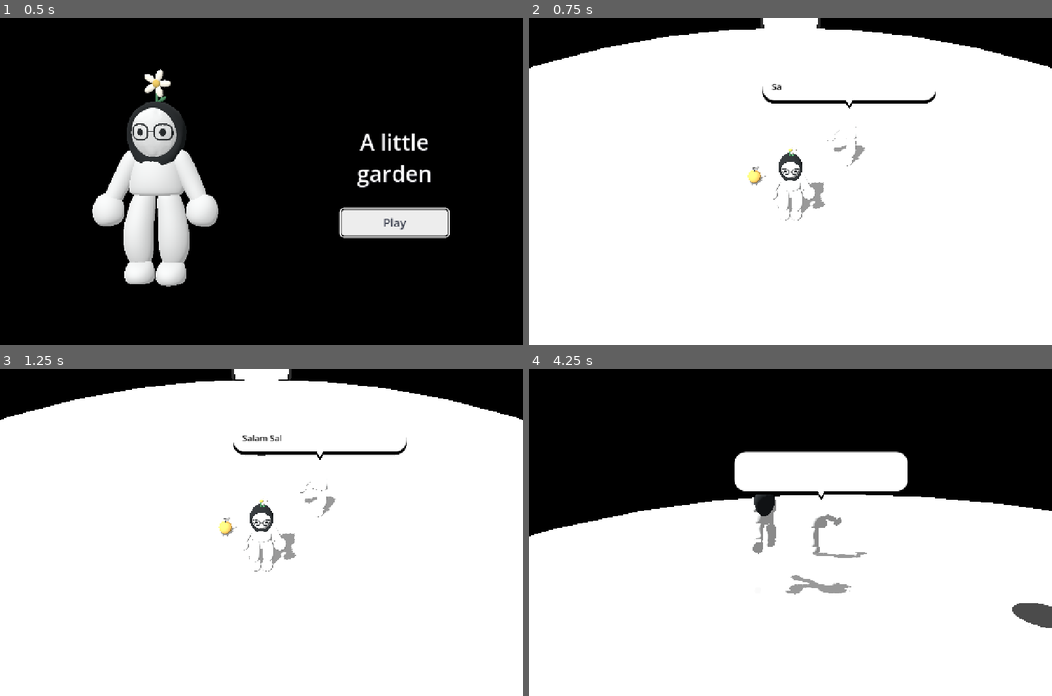
Above: before the commit, frames 1-4 (two rows, left to right).
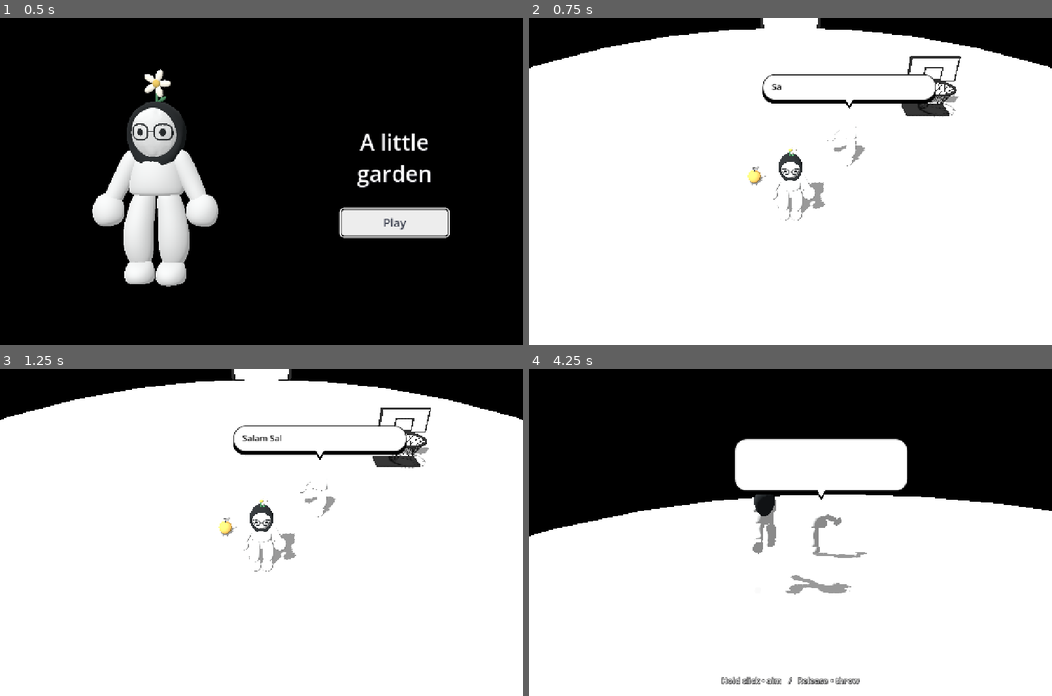
Above: after the commit, the same moments.

Repository: DancingPumpkin65/little-garden
Game: Godot game, scene res://main.tscn
The game is run twice, just before and just after one commit, with the same random seed, the same clock (stepped at 60 frames per second) and the same inputs.
Inputs (mouse positions are in pixels of both pictures, inside the frame that each line leads up to):
- Up to frame 1 (0.5 s): no input
- Up to frame 2 (0.75 s): click "Play" at 0.5 s
- Up to frame 3 (1.25 s): no input
- Up to frame 4 (4.25 s): tap Enter at 1.25 s; move the mouse to (816, 532) at 1.27 s; hold W from 1.28 s (still down); tap E at 1.35, 2.1, 3.05, 3.8 s; click (816, 532) at 1.42 s; tap Space at 1.52, 2.27, 3.77 s; move the mouse to (764, 532) at 2.02 s; move the mouse to (800, 525) at 2.77 s; tap R at 2.85 s; move the mouse to (785, 539) at 3.52 s; tap Shift at 3.6 s; click (785, 539) at 3.67 s

Frame 1 is identical in both runs. In frame 2, 0.9% of the frame differs, in the area x 44-83%, y 11-31%; in frame 3, 0.9%; in frame 4, 2.4%, in the area x 36-100%, y 21-97%.

Commit message:
Guide the first basket puzzle and keep dialogue readable offscreen

Diff:
--- /dev/null
+++ b/scripts/basket.gd
@@ -0,0 +1,37 @@
+class_name GardenBasket
+extends Node3D
+
+const RIM_HEIGHT := 1.6
+const SCORE_RADIUS := 0.65
+
+func _ready() -> void:
+ var dark := Shapes.material(Color("242424"))
+ var white := Shapes.material(Color.WHITE)
+ Shapes.box(self,Vector3(0,.06,-.85),Vector3(2.2,.12,1.2),dark)
+ Shapes.cylinder(self,Vector3(0,1.15,-.9),.07,2.3,dark)
+ Shapes.box(self,Vector3(0,2.25,-.85),Vector3(2.4,1.25,.12),dark)
+ Shapes.box(self,Vector3(0,2.25,-.77),Vector3(2.22,1.08,.04),white)
+ Shapes.box(self,Vector3(0,2.05,-.73),Vector3(.9,.65,.03),dark)
+ Shapes.box(self,Vector3(0,2.08,-.70),Vector3(.76,.51,.03),white)
+ Shapes.collider(self,Vector3(0,2.25,-.85),Vector3(2.4,1.25,.12))
+ var ring := TorusMesh.new()
+ ring.inner_radius = .84
+ ring.outer_radius = .96
+ Shapes.mesh(self,ring,Vector3(0,RIM_HEIGHT,0),dark)
+ # Tapered open net, with diagonal cords rather than a solid bucket.
+ for row in range(3):
+  for i in range(16):
+   var a := TAU*i/16.0
+   var top_angle := a+(row%2)*PI/16
+   var top := Vector3(cos(top_angle)*(.90-row*.13),RIM_HEIGHT-row*.22,sin(top_angle)*(.90-row*.13))
+   for side in [-1,1]:
+    var b: float = top_angle+side*PI/16
+    var bottom := Vector3(cos(b)*(.77-row*.13),RIM_HEIGHT-(row+1)*.22,sin(b)*(.77-row*.13))
+    var cord := Shapes.cylinder(self,(top+bottom)/2,.012,top.distance_to(bottom),dark)
+    cord.quaternion = Quaternion(Vector3.UP,(top-bottom).normalized())
+
+func scored(previous: Vector3, current: Vector3) -> bool:
+ var plane := global_position.y+RIM_HEIGHT
+ if previous.y<=plane or current.y>plane: return false
+ var crossing := previous.lerp(current,(previous.y-plane)/(previous.y-current.y))
+ return Vector2(crossing.x-global_position.x,crossing.z-global_position.z).length()<SCORE_RADIUS
--- a/scripts/game.gd
+++ b/scripts/game.gd
@@ -48,11 +48,17 @@
 var journey := GardenJourney.new()
 var dust := GardenDust.new()
 var friend_dust := GardenDust.new()
+const BASKET_INSTRUCTION := "Khassek thazi limouna li 7dak otlu7iha f sela O"
+var basket_cue_seen := false
+var basket_cue_clock := -1.0
+var basket_cue_duration := 0.0
+var basket_cue_return := Transform3D.IDENTITY
+var previous_ball_position := Vector3.ZERO
 const INTRO: Array[String] = [
 	"Salam Salma, labas?",
-	"3arfek 3iyana yala jaya men lkhadma... :(",
+	"3arfek yala jaya men lkhadma, 3iyana o darek rassek o darak kerchek okulchi... :(",
 	"M7tajek t3awnini l9a body parts dyawli :)",
-	"Khassek thazi limouna li 7dak otlu7iha f dwara O"
+	BASKET_INSTRUCTION
 ]
 const MISS_JOKES: Array[String] = [
 	"Zgaltiha... Yakma ydik kaydarouk?",
@@ -74,6 +80,10 @@
 	friend.process_mode = Node.PROCESS_MODE_PAUSABLE
 	ball.process_mode = Node.PROCESS_MODE_PAUSABLE
 	add_child(world)
+	player.collision_layer = 4
+	player.collision_mask = 5
+	friend.collision_layer = 4
+	friend.collision_mask = 5
 	player.position = Vector3(0, 0.2, 5.7)
 	add_child(player)
 	friend.npc = true
@@ -232,6 +242,15 @@
 	var line := dialogue_queue.pop_front() as String
 	hud.speech(line)
 	speech_time = maxf(3.0, hud.typing_duration(line) + 1.7)
+	if line==BASKET_INSTRUCTION and not basket_cue_seen:
+		basket_cue_seen = true
+		basket_cue_clock = 0
+		basket_cue_duration = speech_time
+		basket_cue_return = camera.transform
+		charging = false
+		orbiting = false
+		player.drive = Vector3.ZERO
+		player.jump_requested = false
 
 func set_pause(value: bool) -> void:
 	pause = value
@@ -244,11 +263,11 @@
 func _input(event: InputEvent) -> void:
 	if event is InputEventKey and event.pressed and not event.echo:
 		if event.keycode == KEY_ESCAPE and stage != Stage.TITLE and not transitioning: set_pause(not pause)
-		if pause or transitioning or stage == Stage.TITLE: return
+		if pause or transitioning or stage == Stage.TITLE or basket_cue_clock>=0: return
 		if event.keycode == KEY_E: interact()
 		if event.keycode == KEY_SPACE and player.action.is_empty(): player.jump_requested = true
 		if event.keycode == KEY_R and stage == Stage.SEED: recover()
-	if pause or transitioning or stage == Stage.TITLE: return
+	if pause or transitioning or stage == Stage.TITLE or basket_cue_clock>=0: return
 	if event is InputEventMouseButton:
 		if event.button_index == MOUSE_BUTTON_RIGHT: orbiting = event.pressed
 		if event.button_index == MOUSE_BUTTON_LEFT and (held or carried_part != null) and player.action.is_empty():
@@ -324,7 +343,7 @@
 		ball.collision_layer = 0
 		ball.collision_mask = 0
 		sound.chime(392)
-		if dialogue_queue.is_empty(): say("Khassek thazi limouna li 7dak otlu7iha f dwara O", 5)
+		if dialogue_queue.is_empty(): say(BASKET_INSTRUCTION, 5)
 	elif player.position.distance_to(friend.position) < 3:
 		if stage == Stage.PATH: say("Yala namchiw 3end lbab")
 		elif stage in [Stage.REVEAL, Stage.GARDEN]: say("Jibi liya lyed dyali o3tiha liya... 3afaak")
@@ -421,7 +440,7 @@
 	player.carrying = false
 	charging = false
 	for i in range(recovery_parts.size()):
-		recovery_parts[i].emerge(world.bowl + Vector3(0, 0.1, 0), world.bowl + Vector3(0, 1.3, 0.1))
+		recovery_parts[i].emerge(world.bowl + Vector3(0, 1.6, 0), world.bowl + Vector3(-1.7, 0.85, 0.8))
 	var lines: Array[String] = ["Bravo! Makuntch 3aref rak sportif! :3" if missed_throws <= 1 else "3la slama... Bravo 3lik!", "Jibi liya lyed dyali o3tiha liya... 3afaak"]
 	say_sequence(lines)
 	sound.chime(659.25)
@@ -432,13 +451,14 @@
 	if speech_time > 0:
 		speech_time -= delta
 		if speech_time <= 0: next_dialogue()
-	if stage != Stage.TITLE and not testing and not transitioning:
+	if stage != Stage.TITLE and not testing and not transitioning and basket_cue_clock<0:
 		var input := Vector2(
 			float(Input.is_physical_key_pressed(KEY_D) or Input.is_physical_key_pressed(KEY_RIGHT)) - float(Input.is_physical_key_pressed(KEY_A) or Input.is_physical_key_pressed(KEY_LEFT)),
 			float(Input.is_physical_key_pressed(KEY_S) or Input.is_physical_key_pressed(KEY_DOWN)) - float(Input.is_physical_key_pressed(KEY_W) or Input.is_physical_key_pressed(KEY_UP)))
 		player.drive = Vector3(input.x, 0, input.y).rotated(Vector3.UP, yaw).limit_length()
 		player.sprint = Input.is_physical_key_pressed(KEY_SHIFT)
 	if stage == Stage.TITLE: player.drive = Vector3.ZERO
+	if basket_cue_clock>=0: player.drive = Vector3.ZERO
 	if journey.chapter == GardenJourney.Chapter.FIRST and friend.position.y < -4:
 		friend.position = player.position + Vector3(-1, 0.2, 1)
 		friend.velocity = Vector3.ZERO
@@ -470,8 +490,7 @@
 	if journey.chapter == GardenJourney.Chapter.FIRST and stage == Stage.SEED and not held and player.action != "pickup":
 		lost_time += delta
 		if throw_in_flight: flight_time += delta
-		var near_bowl := Vector2(ball.position.x - world.bowl.x, ball.position.z - world.bowl.z).length() < 0.8
-		if throw_in_flight and near_bowl and ball.position.y > 0.2 and ball.position.y < 0.65 and ball.linear_velocity.y < 0: planted()
+		if throw_in_flight and world.basket.scored(previous_ball_position,ball.position): planted()
 		elif throw_in_flight and flight_time > 0.55 and ball.position.y < 0.36:
 			missed_throw()
 		elif ball.position.y < -4 or (lost_time > 5 and ball.position.distance_to(seed_home) > 1): recover()
@@ -489,6 +508,7 @@
 			stage = Stage.COMPLETE
 			ball.hide()
 			journey.enter_gap()
+	previous_ball_position = ball.position
 	environment.background_color = Color.BLACK
 	if friend.follow_target != null:
 		var on_passage := world.passage_revealed and player.position.z < GardenWorld.EXIT_Z + 6 and player.position.z > GardenJourney.ENTRY_Z
@@ -509,6 +529,13 @@
 	var offset := Vector3(0, sin(pitch) * 15.1, cos(pitch) * 15.1).rotated(Vector3.UP, yaw)
 	camera.position = camera.position.lerp(focus + offset, 1.0 - exp(-delta * 4))
 	camera.look_at(focus)
+	if basket_cue_clock>=0:
+		basket_cue_clock += delta
+		var weight := smoothstep(0,1,basket_cue_clock)*smoothstep(0,1,basket_cue_duration-basket_cue_clock)
+		var target := Transform3D(Basis.IDENTITY,world.bowl+Vector3(-3,4.5,7))
+		target = target.looking_at(world.bowl+Vector3.UP*1.4)
+		camera.transform = basket_cue_return.interpolate_with(target,weight)
+		if basket_cue_clock>=basket_cue_duration: basket_cue_clock = -1
 	if screenshot_mode.begins_with("characters"):
 		camera.position = Vector3(0, 2.9, 7.6)
 		camera.look_at(Vector3(0, 1.4, 2))
@@ -527,6 +554,21 @@
 func update_hud() -> void:
 	if screenshot_mode.begins_with("characters"): return
 	if stage == Stage.TITLE: return
+	hud.interaction_hint.text = ""
+	if not transitioning and basket_cue_clock<0 and player.action.is_empty():
+		if carried_part!=null:
+			hud.interaction_hint.text = "E  •  3ti lyed l sa7bek" if carried_part.kind==&"arm" and player.position.distance_to(friend.position)<3 else "Hold click • aim   /   Release • throw"
+		elif held:
+			hud.interaction_hint.text = "Hold click • aim   /   Release • throw"
+		elif stage==Stage.SEED and player.position.distance_to(ball.position)<2:
+			hud.interaction_hint.text = "E  •  Hez limouna"
+		else:
+			for part in recovery_parts:
+				if part.state==GardenRecoveryPart.State.AVAILABLE and player.position.distance_to(part.position)<2:
+					hud.interaction_hint.text = "E  •  Hez lyed"
+			var head := journey.reunion.head
+			if head!=null and head.state==GardenRecoveryPart.State.AVAILABLE and player.position.distance_to(head.position)<2:
+				hud.interaction_hint.text = "E  •  Hez rass"
 	if friend.visible and not transitioning:
 		var speaker := friend.global_position + Vector3.UP * 2.35
 		var story := journey.reunion
@@ -582,7 +624,7 @@
 		interact()
 	if test_tick == 65:
 		assert(held and player.action.is_empty(), "pickup reaches carry pose")
-		player.position = Vector3(0, 0.1, 0.0)
+		player.position = world.bowl+Vector3(0,0.1,3.6)
 	if test_tick == 75:
 		power = 0
 		throw_seed()
--- a/scripts/garden.gd
+++ b/scripts/garden.gd
@@ -6,7 +6,8 @@
 const PASSAGE_LENGTH := 80.0
 const PASSAGE_WIDTH := 5.0
 const DOOR_WIDTH := 4.5
-var bowl := Vector3(0, 0, -4.5)
+var bowl := Vector3(7, 0, -2.0)
+var basket := GardenBasket.new()
 var bloom := 0.0
 var door := Node3D.new()
 var door_body: StaticBody3D
@@ -29,12 +30,8 @@
 	floor_body.position.y = -0.53
 	floor_body.add_child(collision)
 	add_child(floor_body)
-	var stone := Shapes.material(Color.WHITE)
-	Shapes.cylinder(self, bowl + Vector3(0, 0.028, 0), 0.94, 0.012, Shapes.material(Color("333333")))
-	var ring := TorusMesh.new()
-	ring.inner_radius = 0.86
-	ring.outer_radius = 1.08
-	Shapes.mesh(self, ring, bowl + Vector3(0, 0.04, 0), stone).scale.y = 0.12
+	add_child(basket)
+	basket.position = bowl
 	build_exit()
 
 func build_exit() -> void:
--- a/scripts/interface.gd
+++ b/scripts/interface.gd
@@ -10,6 +10,7 @@
 var play_button: Button
 var pause_screen := Control.new()
 var objective: Label
+var interaction_hint: Label
 var dialogue: Label
 var bubble := PanelContainer.new()
 var bubble_tail := Polygon2D.new()
@@ -74,6 +75,14 @@
 	objective.position = Vector2(34, 30)
 	root.add_child(objective)
 	objective.hide()
+	interaction_hint = label("",20,Color.WHITE)
+	interaction_hint.add_theme_constant_override("outline_size",6)
+	interaction_hint.add_theme_color_override("font_outline_color",Color("222222"))
+	interaction_hint.horizontal_alignment = HORIZONTAL_ALIGNMENT_CENTER
+	interaction_hint.set_anchors_and_offsets_preset(Control.PRESET_CENTER_BOTTOM)
+	interaction_hint.position = Vector2(-300,-52)
+	interaction_hint.size = Vector2(600,32)
+	root.add_child(interaction_hint)
 	dialogue = label("", 21, Color.BLACK)
 	dialogue.add_theme_color_override("font_shadow_color", Color.TRANSPARENT)
 	dialogue.add_theme_constant_override("outline_size", 0)
@@ -87,6 +96,8 @@
 	var bubble_style := StyleBoxFlat.new()
 	bubble_style.bg_color = Color.WHITE
 	bubble_style.set_corner_radius_all(28)
+	bubble_style.set_border_width_all(2)
+	bubble_style.border_color = Color("222222")
 	bubble_style.content_margin_left = 22
 	bubble_style.content_margin_right = 22
 	bubble_style.content_margin_top = 15
@@ -196,12 +207,19 @@
 
 # Projected every frame so speech stays attached while the camera or speaker moves.
 func place_speech(camera: Camera3D, world_position: Vector3) -> void:
-	if dialogue.text.is_empty(): return
-	bubble.visible = not camera.is_position_behind(world_position)
+	if dialogue.text.is_empty():
+		bubble.hide()
+		return
 	var point := camera.unproject_position(world_position)
 	var viewport_size := get_viewport().get_visible_rect().size
-	bubble.visible = bubble.visible and Rect2(Vector2.ZERO, viewport_size).has_point(point)
-	bubble.position = Vector2(clampf(point.x - bubble.size.x / 2, 16, viewport_size.x - bubble.size.x - 16), maxf(16, point.y - bubble.size.y - 22))
+	var on_screen := not camera.is_position_behind(world_position) and Rect2(Vector2(24,24),viewport_size-Vector2(48,48)).has_point(point)
+	bubble.show()
+	bubble_tail.visible = on_screen
+	bubble_tail_shadow.visible = on_screen
+	if not on_screen:
+		bubble.position = Vector2((viewport_size.x-bubble.size.x)/2,maxf(16,viewport_size.y-bubble.size.y-104))
+		return
+	bubble.position = Vector2(clampf(point.x - bubble.size.x / 2, 16, viewport_size.x - bubble.size.x - 16), clampf(point.y - bubble.size.y - 22,16,maxf(16,viewport_size.y-bubble.size.y-24)))
 	bubble_tail.position = Vector2(clampf(point.x - bubble.position.x, 24, bubble.size.x - 24), bubble.size.y)
 	bubble_tail_shadow.position = bubble_tail.position+Vector2(0,8)
 
--- a/scripts/journey.gd
+++ b/scripts/journey.gd
@@ -139,7 +139,7 @@
 func start_gap_dialogue() -> void:
 	dialogue_started = true
 	companion.celebration = 0
-	var lines: Array[String] = ["Hahiya yedi fjiha lakhra. Kighandiro nakhdoha?", "Ymkn khassna namchiw na9zo ltmak."]
+	var lines: Array[String] = ["Hahiya rjli fjiha lakhra.", "Ymkn khassna namchiw na9zo ltmak."]
 	dialogue_requested.emit(lines)
 
 func dialogue_finished() -> void:
--- a/scripts/recovery_part.gd
+++ b/scripts/recovery_part.gd
@@ -19,6 +19,7 @@
 var ground_bounds := Rect2()
 var return_home := Vector3.ZERO
 var visual := MeshInstance3D.new()
+var highlight := Node3D.new()
 
 func setup(part: StringName, mesh: Mesh, owner_parts: GardenCompanionParts, player: GardenCharacter) -> void:
 	kind = part
@@ -26,6 +27,21 @@
 	girl = player
 	visual.mesh = mesh
 	add_child(visual)
+	add_child(highlight)
+	if kind==&"arm":
+		var outline := MeshInstance3D.new()
+		outline.mesh = mesh
+		var ink := ShaderMaterial.new()
+		ink.shader = Shader.new()
+		ink.shader.code = "shader_type spatial; render_mode unshaded,cull_front; void vertex(){VERTEX+=NORMAL*0.025;} void fragment(){ALBEDO=vec3(0.12,0.10,0.06);}"
+		outline.material_override = ink
+		visual.add_child(outline)
+		var gold := Shapes.material(Color("e7b54a"))
+		gold.shading_mode = BaseMaterial3D.SHADING_MODE_UNSHADED
+		var ring := TorusMesh.new()
+		ring.inner_radius = .44
+		ring.outer_radius = .49
+		Shapes.mesh(highlight,ring,Vector3(0,.6,0),gold)
 	hide()
 
 func emerge(origin: Vector3, destination: Vector3) -> void:
@@ -58,6 +74,8 @@
 
 func _physics_process(delta: float) -> void:
 	clock += delta
+	highlight.visible = kind==&"arm" and state in [State.EMERGING,State.AVAILABLE]
+	if highlight.visible: highlight.rotation.y += delta
 	if state == State.EMERGING:
 		var progress := minf(1, clock / 1.25)
 		global_position = start.lerp(home, smoothstep(0, 1, progress)) + Vector3.UP * sin(progress * PI) * 0.65
--- /dev/null
+++ b/tests/basket_experience.gd
@@ -0,0 +1,59 @@
+extends SceneTree
+var game: Node3D
+
+func _initialize() -> void: run.call_deferred()
+func frames(count: int) -> void:
+ for i in range(count): await physics_frame
+func shot(label: String) -> void:
+ if DisplayServer.get_name()=="headless": return
+ await RenderingServer.frame_post_draw
+ root.get_texture().get_image().save_png("res://artifacts/basket-review/"+label+".png")
+func run() -> void:
+ DirAccess.make_dir_recursive_absolute("res://artifacts/basket-review")
+ game=load("res://main.tscn").instantiate()
+ root.add_child(game)
+ game.testing=true
+ game.test_tick=-10000
+ game.start()
+ await frames(12)
+ var basket: GardenBasket=game.world.basket
+ var at: Vector3=game.world.bowl
+ assert(at.x>5,"basket is on the right")
+ assert(basket.scored(at+Vector3(0,2,0),at+Vector3(0,1,0)),"downward crossing scores")
+ assert(not basket.scored(at+Vector3(0,1,0),at+Vector3(0,2,0)),"upward crossing cannot score")
+ assert(not basket.scored(at+Vector3(1.5,2,0),at+Vector3(1.5,1,0)),"wide miss cannot score")
+ game.dialogue_queue.assign([game.BASKET_INSTRUCTION])
+ game.next_dialogue()
+ var original: Transform3D=game.camera.transform
+ await frames(90)
+ assert(game.camera.position.distance_to(original.origin)>1,"instruction shows the basket")
+ assert(game.hud.bubble.visible,"instruction stays visible away from its speaker")
+ await shot("basket-instruction")
+ for i in range(1200):
+  if game.basket_cue_clock<0: break
+  await physics_frame
+ assert(game.basket_cue_clock<0 and game.camera.position.distance_to(original.origin)<.2,"camera returns after instruction")
+ game.hud.set_process(false)
+ game.set_physics_process(false)
+ game.set_process(false)
+ game.hud.speech(game.INTRO[1])
+ game.hud.dialogue.visible_characters=-1
+ game.hud.place_speech(game.camera,game.camera.global_position+game.camera.global_basis.z*5)
+ assert(game.hud.bubble.visible and not game.hud.bubble_tail.visible,"offscreen speaker gets a readable panel")
+ var bounds: Rect2=game.hud.bubble.get_global_rect()
+ assert(Rect2(Vector2.ZERO,root.get_visible_rect().size).encloses(bounds),"long speech fits on screen")
+ await shot("offscreen-dialogue")
+ game.planted()
+ game.player.position=at+Vector3(-3,.02,-1)
+ await frames(85)
+ game.camera.position=at+Vector3(-4,4,6)
+ game.camera.look_at(at+Vector3(-.6,1,0))
+ var arm: GardenRecoveryPart=game.recovery_parts[0]
+ assert(arm.state==GardenRecoveryPart.State.AVAILABLE and arm.highlight.visible,"available arm has a beacon")
+ game.hud.speech("Jibi liya lyed dyali o3tiha liya... 3afaak")
+ game.hud.dialogue.visible_characters=-1
+ game.update_hud()
+ await shot("highlighted-arm")
+ print("BASKET_EXPERIENCE_PASS downward scoring, camera cue/return, offscreen speech and arm highlight")
+ game.sound.silence()
+ quit()
--- a/tests/hop_and_misses.gd
+++ b/tests/hop_and_misses.gd
@@ -11,7 +11,7 @@
 	assert(game.world.MAP_RADIUS > 18, "map is larger")
 	for node: MeshInstance3D in game.world.find_children("*", "MeshInstance3D", true, false):
 		var at := node.global_position
-		assert(at.y < 0.01 or Vector2(at.x - game.world.bowl.x, at.z - game.world.bowl.z).length() < 1.1 or absf(at.z - GardenWorld.EXIT_Z) < 0.4, "map contains only ground, target and door")
+		assert(at.y < 0.01 or Vector2(at.x - game.world.bowl.x, at.z - game.world.bowl.z).length() < 1.6 or absf(at.z - GardenWorld.EXIT_Z) < 0.4, "map contains only ground, basket and door")
 	assert(game.recovery_parts.size() == 1 and game.recovery_parts[0].visual.mesh.get_aabb().size.y > 0.65, "reward is an entire arm")
 	for joke in game.MISS_JOKES:
 		for letter in joke: assert(letter.unicode_at(0) < 128, "Darija uses Latin letters")
--- a/tests/journey_flow.gd
+++ b/tests/journey_flow.gd
@@ -35,8 +35,9 @@
 	var intro_seen: Array[String] = []
 	await frames(40)
 	await shot("greeting")
-	for i in range(950):
+	for i in range(2400):
 		if game.hud.dialogue.text in game.INTRO and not game.hud.dialogue.text in intro_seen: intro_seen.append(game.hud.dialogue.text)
+		if intro_seen.size()==4 and game.dialogue_queue.is_empty() and game.basket_cue_clock<0: break
 		await physics_frame
 	assert(intro_seen.size() == 4 and game.dialogue_queue.is_empty(), "all four opening lines play in order")
 	assert(game.environment.background_color == Color.BLACK and game.world.ground_material.albedo_color == Color.WHITE, "white ground and black world")
@@ -55,7 +56,7 @@
 	game.player.position = game.seed_home + Vector3(0, -0.6, 0.8)
 	game.interact()
 	await frames(60)
-	game.player.position = Vector3(0, 0.1, 0)
+	game.player.position = game.world.bowl+Vector3(0,0.1,3.6)
 	game.yaw = 0
 	game.power = 0
 	game.throw_seed()
@@ -103,7 +104,7 @@
 	await until(func(): return game.player.position.z < GardenJourney.EDGE_Z + 10)
 	game.player.drive = Vector3.ZERO
 	await frames(2)
-	assert(game.hud.dialogue.text == "Hahiya yedi fjiha lakhra. Kighandiro nakhdoha?", "exact gap opening dialogue")
+	assert(game.hud.dialogue.text == "Hahiya rjli fjiha lakhra.", "exact gap opening dialogue")
 	await frames(35)
 	await shot("gap-leg")
 	await until(func(): return game.journey.beat == GardenJourney.Beat.JUMP)
--- a/tests/scenario_one.gd
+++ b/tests/scenario_one.gd
@@ -37,7 +37,7 @@
 	game.interact()
 	await frames(60)
 	assert(game.held, "fruit picked up")
-	game.player.position = Vector3(0, 0.1, 0)
+	game.player.position = game.world.bowl+Vector3(0,0.1,3.6)
 	game.power = 0
 	game.throw_seed()
 	await frames(170)
Binary file added: docs/reviews/basket-experience/basket-instruction.png
Binary file added: docs/reviews/basket-experience/highlighted-arm.png
Binary file added: docs/reviews/basket-experience/offscreen-dialogue.png
Not shown, added: scripts/basket.gd.uid
Not shown, added: tests/basket_experience.gd.uid
